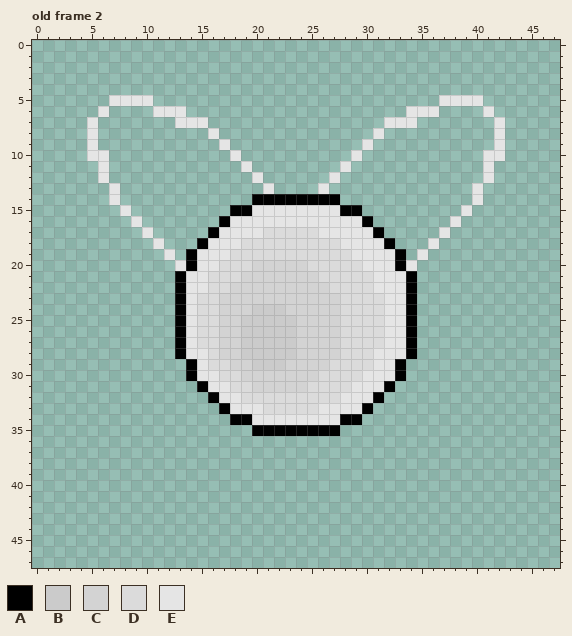
Two versions of one pixel-art file, imageAssets/fly_ghost.ase. The picture above is the old version.
48x48 pixels, 24 frames. Pixels under 10% opacity are left out. Colours within 5 levels of each other are drawn and written as one. Shown: old frame 2. The commit also changed other frames, which this record leaves out.
Visible layers, top first: "Layer 3", "Layer 2", "Layer 1", "Sprite Sheet".
Palette (. is transparent): A #000000  B #cbcbcb  C #d3d3d3  D #dbdbdb  E #e5e5e5
Pixels before, old frame 2, first column x 5:
 5 ..EEEE..........................EEEE..
 6 .E....EEE....................EEE....E.
 7 E.......EEE................EEE.......E
 8 E..........E..............E..........E
 9 E...........E............E...........E
10 EE...........E..........E...........EE
11 .E............E........E............E.
12 .E.............E......E.............E.
13 ..E.............E....E.............E..
14 ..E............AAAAAAAA............E..
15 ...E.........AAEEEEEEEEAA.........E...
16 ....E.......AEEEEEEEEEEEEA.......E....
17 .....E.....AEEEEDDDDDEEEEEA.....E.....
18 ......E...AEEEDDDDDDDDDEEEEA...E......
19 .......E.AEEEDDDDDDDDDDDEEEEA.E.......
20 ........EAEEDDDCCCCCDDDDDEEEAE........
21 ........AEEDDDCCCCCCCDDDDDEEEA........
22 ........AEEDDCCCCCCCCCDDDDEEEA........
23 ........AEDDCCCCCCCCCCCDDDDEEA........
24 ........AEDDCCCBBBCCCCCDDDDEEA........
25 ........AEDDCCBBBBBCCCCDDDDEEA........
26 ........AEDDCCBBBBBCCCCDDDDEEA........
27 ........AEDDCCBBBBBCCCCDDDDEEA........
28 ........AEEDCCBBBBBCCCCDDDEEEA........
29 .........AEDDCCBBBCCCCDDDDEEA.........
30 .........AEEDDCCCCCCCDDDDEEEA.........
31 ..........AEEDDCCCCCDDDDEEEA..........
32 ...........AEEDDDDDDDDDEEEA...........
33 ............AEEEDDDDDEEEEA............
34 .............AAEEEEEEEEAA.............
35 ...............AAAAAAAA...............
New version:
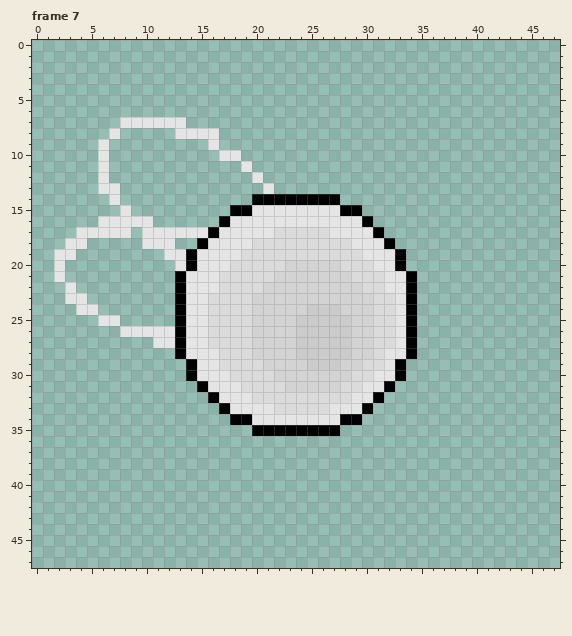
A new or re-ordered frame is compared with the old frame closest to it.
The commit says: started doing sprite layers etc
Edits made:
frames re-ordered
Changed rows in their new state; - is an unchanged pixel.
Frame 7 against old frame 2, layers "Layer 3", "Layer 1", "Sprite Sheet":
first column x 2:
 5 -----....--------------------------....--
 6 ----.----...--------------------...----.-
 7 ---.--EEEEE-..----------------...-------.
 8 ---.-E-----EEE---------------.----------.
 9 ---.E---------E.------------.-----------.
10 ---.-----------E-----------.-----------..
11 --------------------------.------------.-
12 -------------------------.-------------.-
13 ----E-------------------.-------------.--
14 --------------------------------------.--
15 -------------------------------------.---
16 ----EEE-E---------------------------.----
17 --EEEEE--EEEEE-----E----D----------.-----
18 -EE-----E-E------E--------D-------.------
19 EE---------E----E----------D-----.-------
20 E--------------E--DDD--CCC--D---.--------
21 E-------------E--DDD----CCC--D-----------
22 -E------------E-DDD------CCC-D-----------
23 -EE----------E-DDD--------CCC-D----------
24 --EE---------E-DDDCCC--BBBCCC-D----------
25 ----EE-------E-DDDCCCCBBBBBCC-D----------
26 ------EEEEE--E-DDDCCCCBBBBBCC-D----------
27 ---------EE--E-DDDCCCCBBBBBCC-D----------
28 --------------EDDDCCCCBBBBBCCD-----------
29 --------------E-DDDCC--BBBCC-D-----------
30 ---------------E-DDD----CCC-D------------
31 ----------------E-DDD--CCC-D-------------
32 -----------------E--------D--------------
33 -------------------E----D----------------
